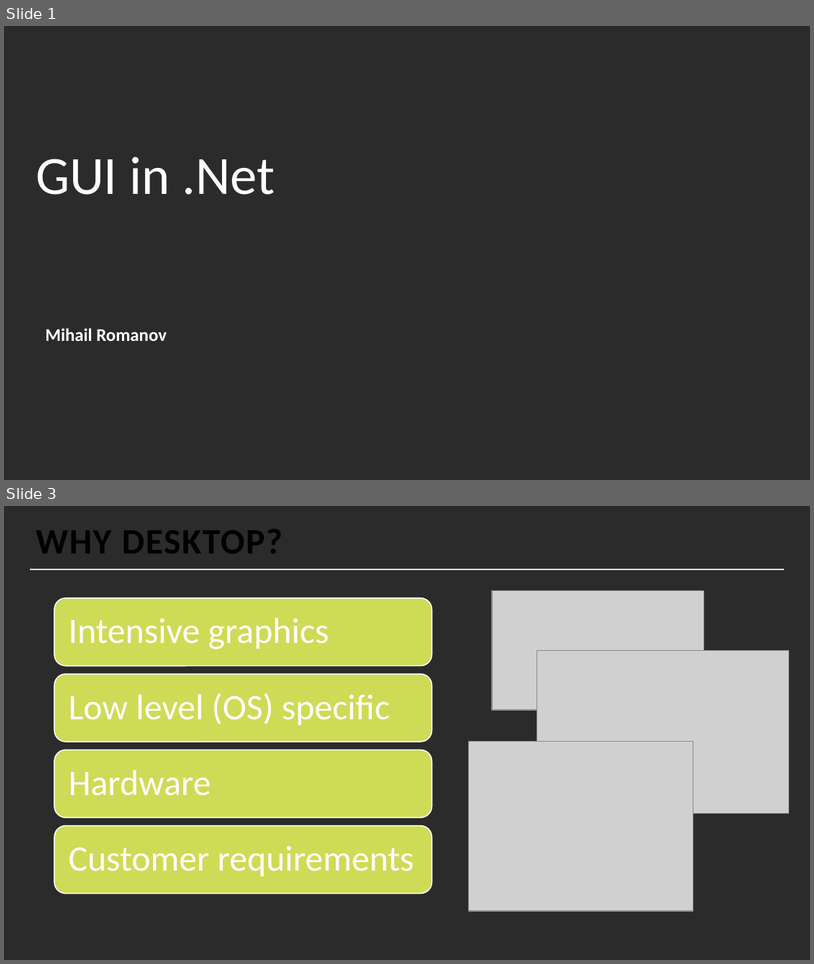
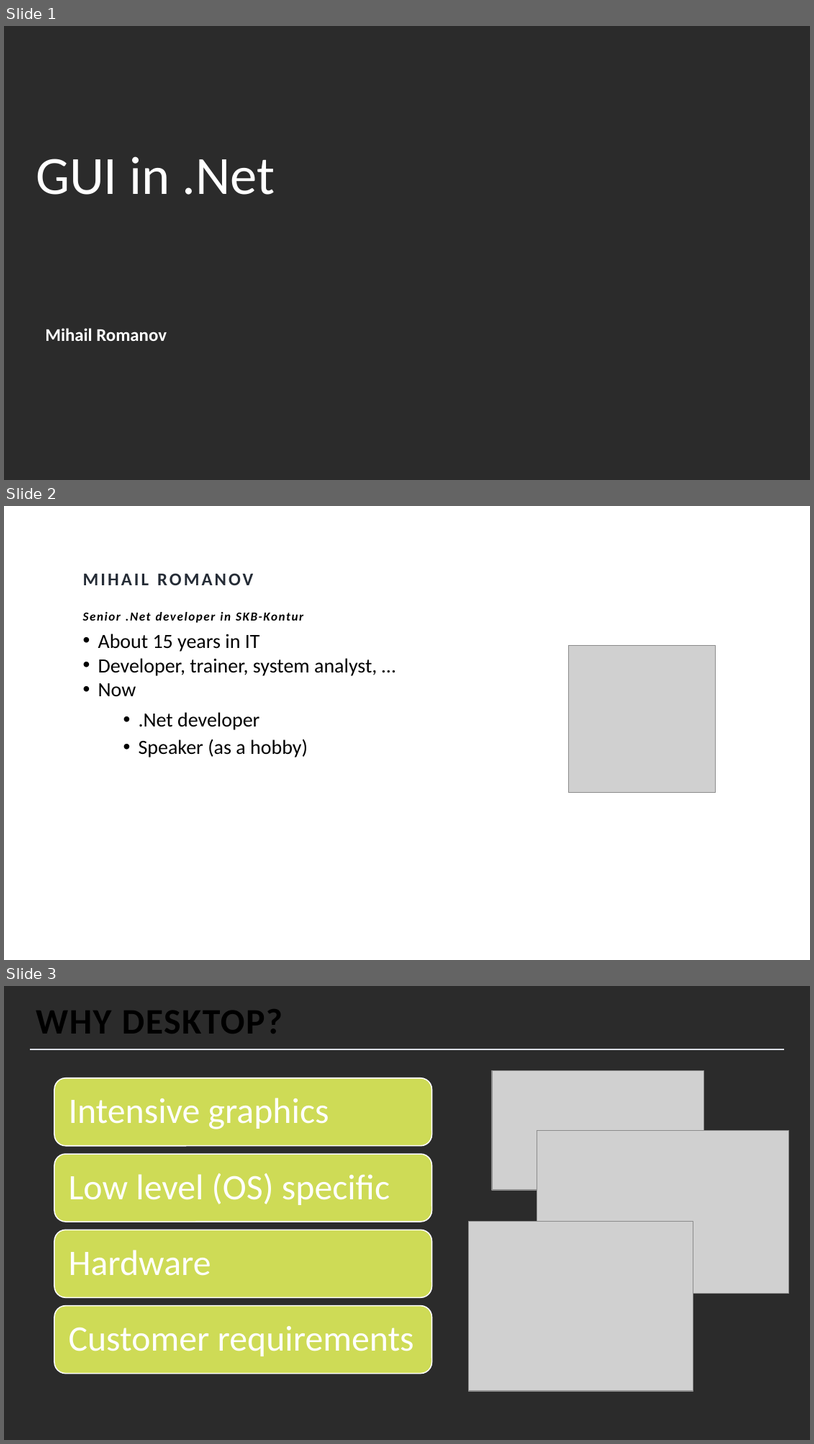
Before and after one commit to MihailRomanov/TechTalks_GUI_in_Net, a slide deck: presentation.pptx. Shown one above the other, each under a label of ours: slides 1 and 3 before the commit, slides 1, 2 and 3 after it; the slides between them are not shown. The pictures are 814x964 and 814x1444 pixels, drawn with LibreOffice and Linux fonts; fonts in the diff are those of the drawing; grey boxes stand for pictures; background and template pictures are left out; a plain dark background stands for a picture behind light text. Boxes give left, top, right and bottom in pixels: in the first picture for what was removed or moved away, otherwise in the second. Text is boxed around its words. In the diff, an @@ line names an element or a change of style, - is before the commit and + after.

Commit message:
Update presentation

```diff
--- a/presentation.pptx
+++ b/presentation.pptx
@@ slide 2 added at (x1=4, y1=506, x2=810, y2=960), background picture (left out) @@
@@ text added at (x1=83, y1=573, x2=253, y2=585), 16 pt, text #252C36, bold @@
+MIHAIL ROMANOV
@@ text added at (x1=83, y1=612, x2=304, y2=623), 11 pt, text #000000, bold, italic @@
+Senior .Net developer in SKB-Kontur
@@ text added at (x1=98, y1=633, x2=377, y2=757), 18 pt, text #000000 @@
+• About 15 years in IT
+• Developer, trainer, system analyst, …
+• Now
+  • .Net developer
+  • Speaker (as a hobby)
@@ ellipse added at (x1=553, y1=629, x2=731, y2=808), outline #FFFFFF 1.5 pt @@
@@ picture added at (x1=569, y1=646, x2=716, y2=793) @@
```
Also in this commit, not shown: 1 slide removed.
